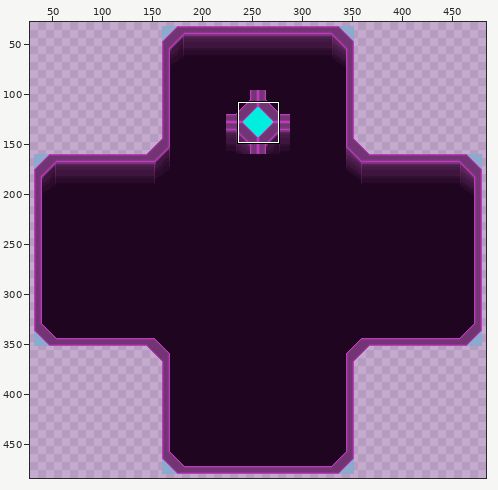
Edited in one commit: sprite sheet (srcref/holeToWall.png). Above: a wide view before the commit, with the close-up outlined.
Close-up. The starting point:
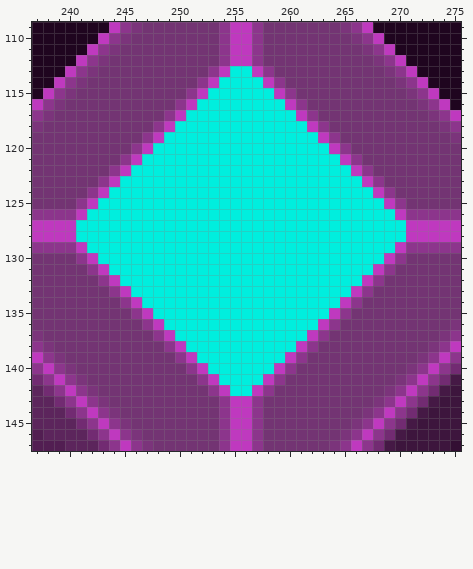
The file is 512x512 pixels. Colours within 5 levels of each other are drawn and written as one. Shown: x 237..275, y 109..147. The wide view leaves out empty margins.
The result:
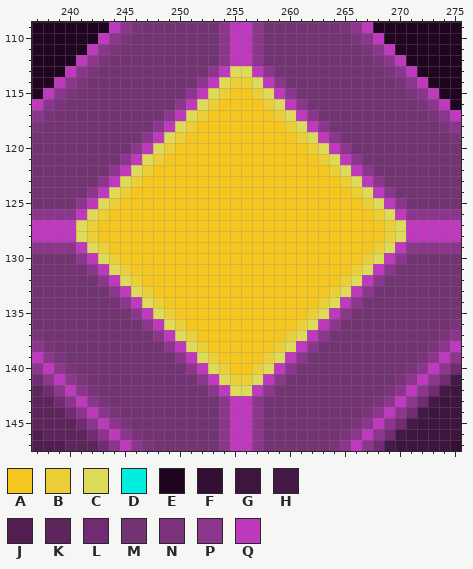
Palette (. is transparent): A #f6c620  B #ecce37  C #deda5a  D #00eede  E #1f051f  F #330f33  G #3d153d  H #451945  J #521e52  K #5c255c  L #722b72  M #733473  N #7b347b  P #8c358c  Q #bf39bf
The commit says: ground tiles: change edge color to yellow/orange, fix hole in tile
Difference:
Changed rows in their new state; - is an unchanged pixel.
first column x 241:
113 --------------CC--------------
114 -------------CBBC-------------
115 ------------CBAABC------------
116 -----------CBAAAABC-----------
117 ----------CBAAAAAABC----------
118 ---------CBAAAAAAAABC---------
119 --------CBAAAAAAAAAABC--------
120 -------CBAAAAAAAAAAAABC-------
121 ------CBAAAAAAAAAAAAAABC------
122 -----CBAAAAAAAAAAAAAAAABC-----
123 ----CBAAAAAAAAAAAAAAAAAABC----
124 ---CBAAAAAAAAAAAAAAAAAAAABC---
125 --CBAAAAAAAAAAAAAAAAAAAAAABC--
126 -CBAAAAAAAAAAAAAAAAAAAAAAAABC-
127 CBAAAAAAAAAAAAAAAAAAAAAAAAAABC
128 CBAAAAAAAAAAAAAAAAAAAAAAAAAABC
129 -CBAAAAAAAAAAAAAAAAAAAAAAAABC-
130 --CBAAAAAAAAAAAAAAAAAAAAAABC--
131 ---CBAAAAAAAAAAAAAAAAAAAABC---
132 ----CBAAAAAAAAAAAAAAAAAABC----
133 -----CBAAAAAAAAAAAAAAAABC-----
134 ------CBAAAAAAAAAAAAAABC------
135 -------CBAAAAAAAAAAAABC-------
136 --------CBAAAAAAAAAABC--------
137 ---------CBAAAAAAAABC---------
138 ----------CBAAAAAABC----------
139 -----------CBAAAABC-----------
140 ------------CBAABC------------
141 -------------CBBC-------------
142 --------------CC--------------
Boxes around the changes in both close-ups, in picture pixels (x1, y1, x2, y2):
changed: (76, 66, 406, 396)
